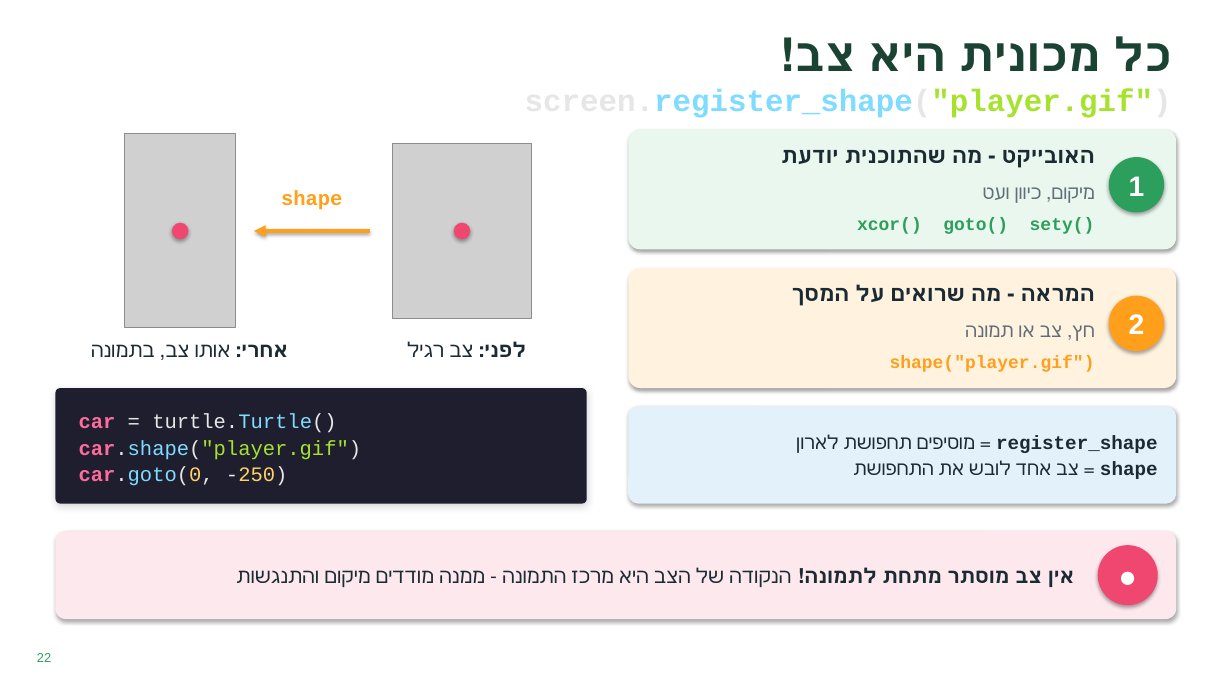
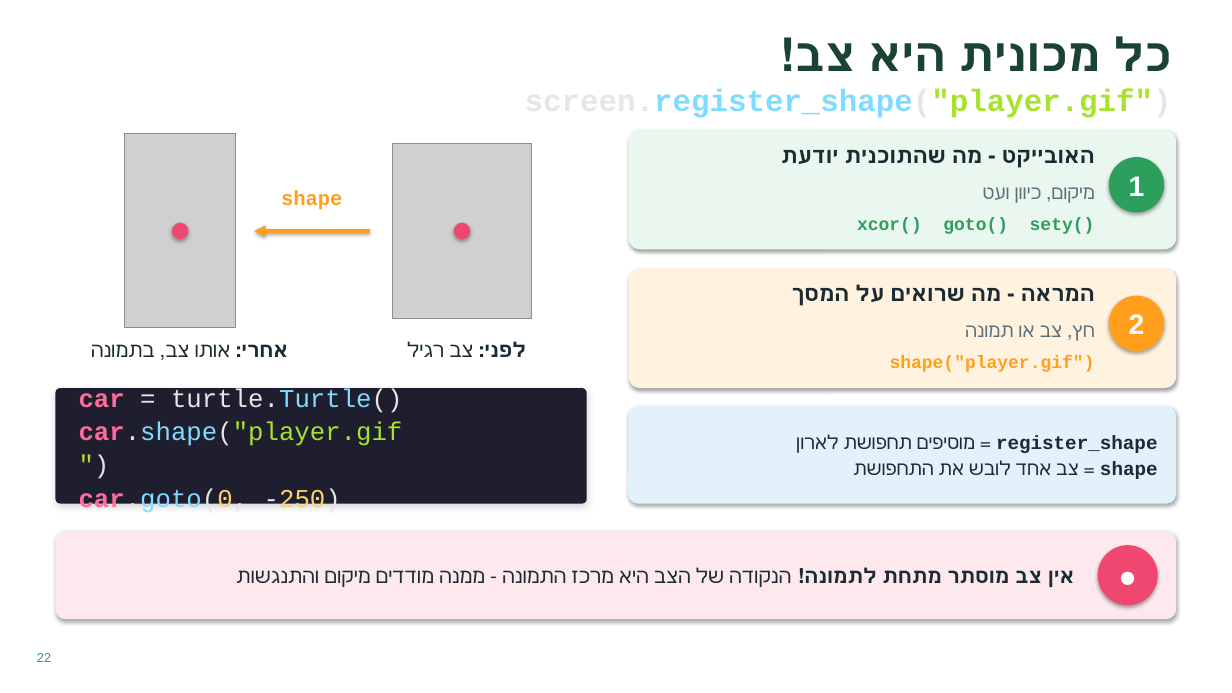
Before and after one commit to zurkin1/python, a slide deck: slide 24 of lesson3 car race/שיעור מרוץ המכוניות.pptx. Drawn at 1232x693 pixels with LibreOffice and Linux fonts; fonts in the diff are those of the drawing; grey boxes stand for pictures. Boxes give left, top, right and bottom in pixels: in the first picture for what was removed or moved away, otherwise in the second. Text is boxed around its words. In the diff, an @@ line names an element or a change of style, - is before the commit and + after.

```diff
--- a/lesson3 car race/שיעור מרוץ המכוניות.pptx
+++ b/lesson3 car race/שיעור מרוץ המכוניות.pptx
@@ text "car = turtle.Turtle()" moved from (x1=79, y1=413, x2=362, y2=486) to (x1=79, y1=388, x2=403, y2=515) @@
@@ text "car = turtle.Turtle()" at (x1=79, y1=388, x2=403, y2=515): size 16 to 20 pt @@
```
Also in this commit, not shown: 8 other slides changed, 1 slide added, 11 other files.
